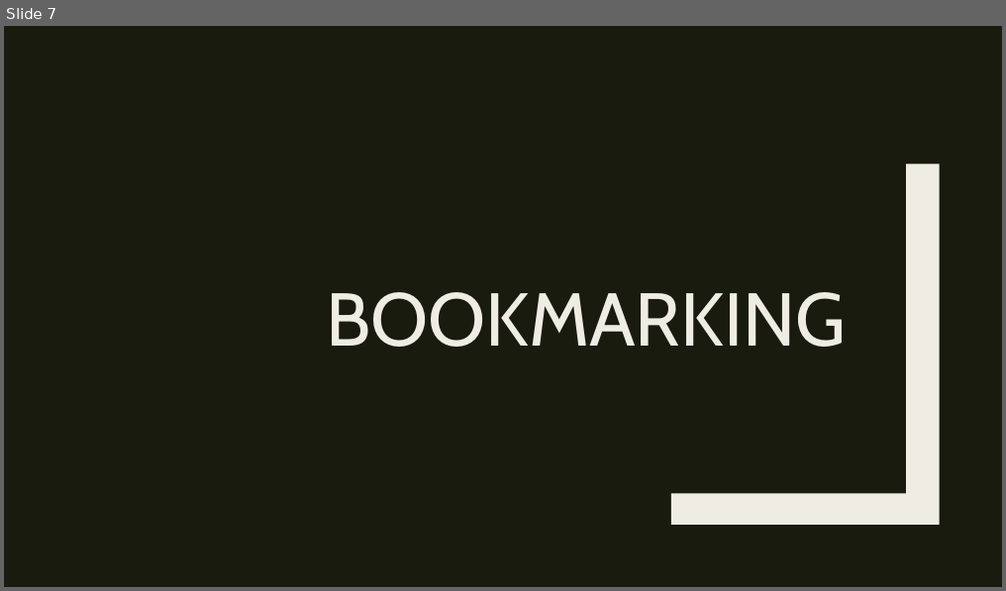
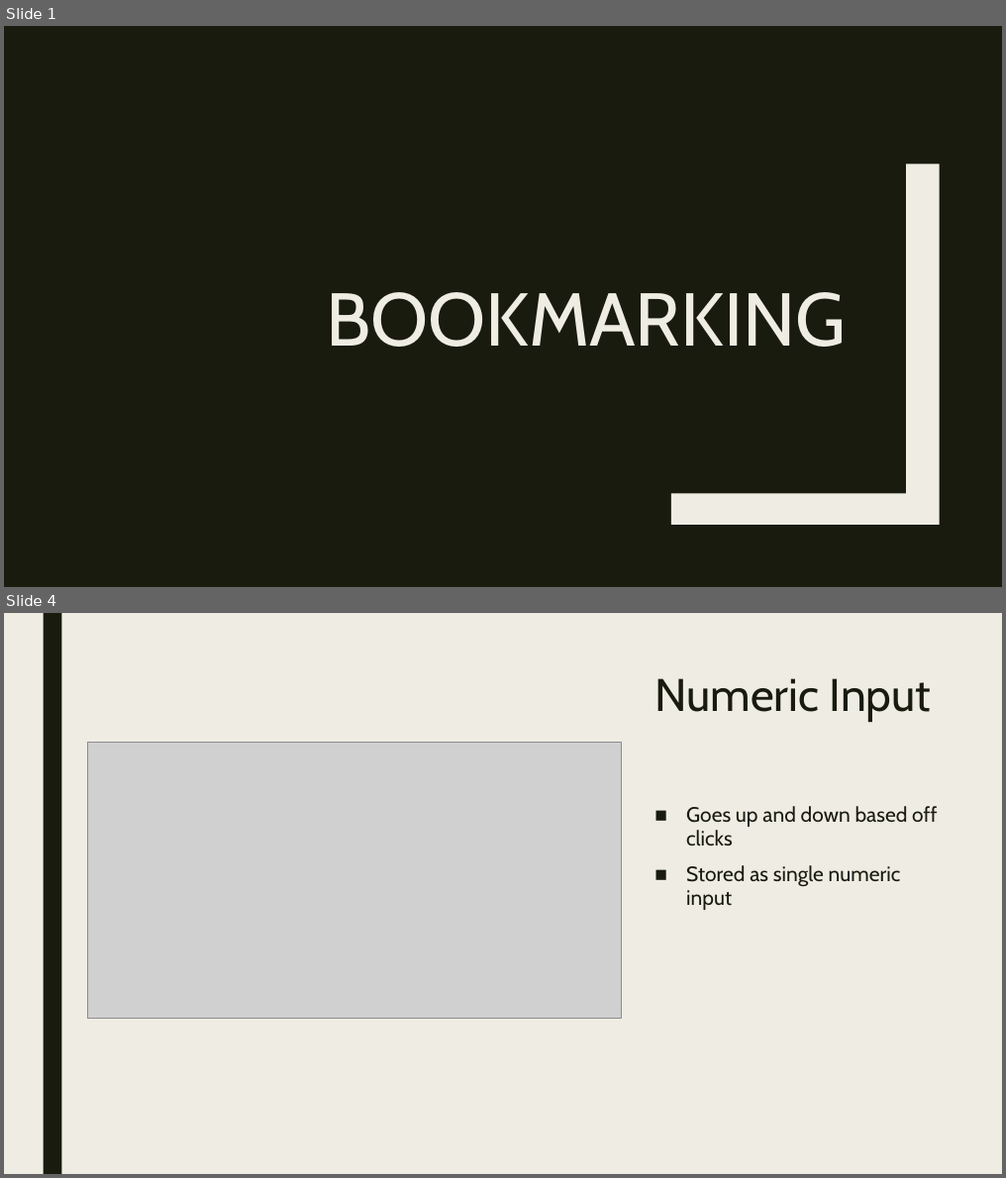
Before and after one commit to RforOperations2018/Class_4, a slide deck: Class_4.pptx. Shown one above the other, each under a label of ours: slide 7 before the commit, slides 1 and 4 after it; the slides between them are not shown. The pictures are 1006x591 and 1006x1178 pixels, drawn with LibreOffice and Linux fonts; fonts in the diff are those of the drawing; grey boxes stand for pictures. Boxes give left, top, right and bottom in pixels: in the first picture for what was removed or moved away, otherwise in the second. Text is boxed around its words. In the diff, an @@ line names an element or a change of style, - is before the commit and + after.

```diff
--- a/Class_4.pptx
+++ b/Class_4.pptx
@@ slide 4 added at (4,613,1002,1174), background #EFEDE3 @@
@@ rectangle added at (43,613,61,1174), fill #191B0E @@
@@ title added at (654,678,932,722), 44 pt, text #191B0E @@
+Numeric Input
@@ picture added at (88,743,622,1019) @@
@@ text added at (686,806,937,910), 20 pt, text #191B0E @@
+■ Goes up and down based off clicks
+■ Stored as single numeric input
@@ what was slide 7 is now slide 1 @@
```
Also in this commit, not shown: 16 other slides added, 6 slides removed, 1 other file.
